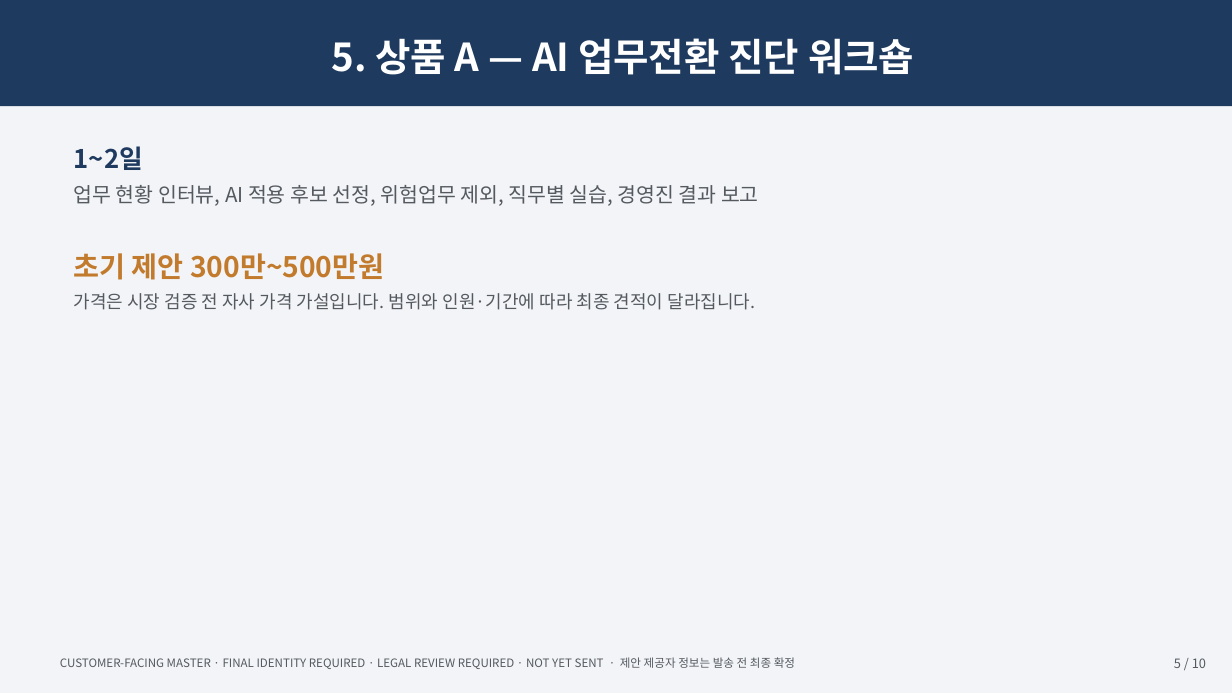
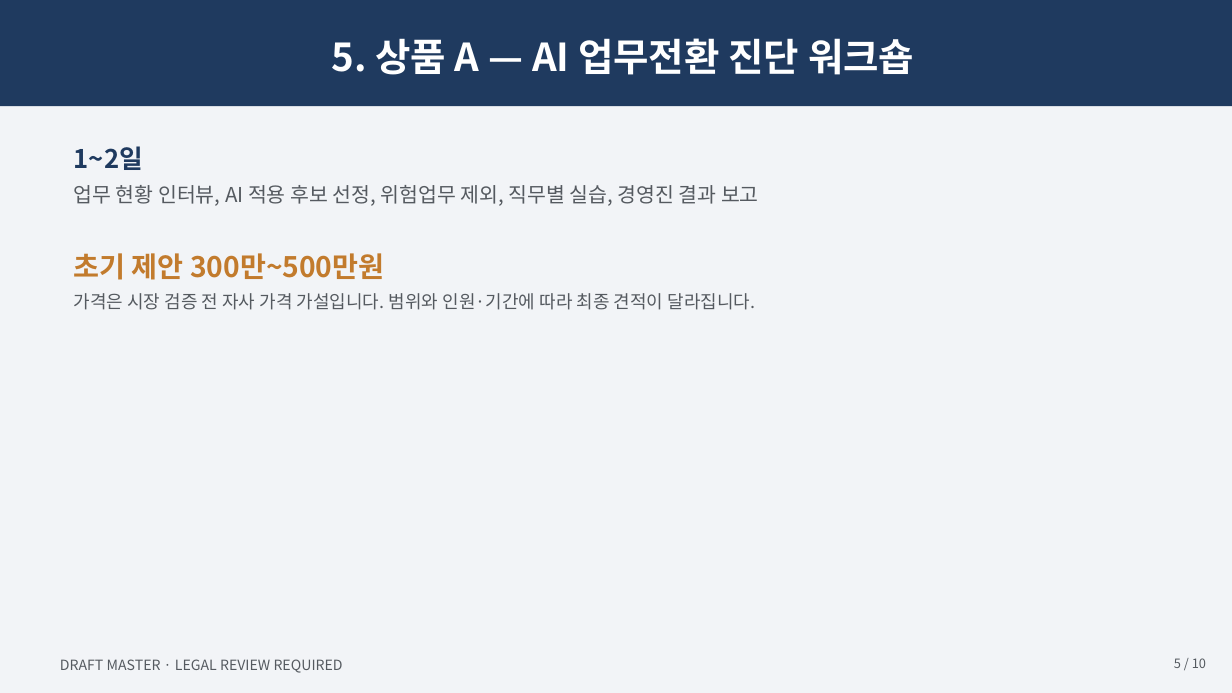
Before and after one commit to skerishKang/ai-revenue-lab, a slide deck: slide 5 of docs/commercial/business-35-ai-media-education-dx/customer-package/Business35_Master_Proposal_10p.pptx. Drawn at 1232x693 pixels with LibreOffice and Linux fonts; fonts in the diff are those of the drawing. Boxes give left, top, right and bottom in pixels: in the first picture for what was removed or moved away, otherwise in the second. Text is boxed around its words. In the diff, an @@ line names an element or a change of style, - is before the commit and + after.

```diff
--- a/docs/commercial/business-35-ai-media-education-dx/customer-package/Business35_Master_Proposal_10p.pptx
+++ b/docs/commercial/business-35-ai-media-education-dx/customer-package/Business35_Master_Proposal_10p.pptx
@@ text at bbox=[60, 659, 343, 673]: text changed; size 9 to 11 pt @@
-CUSTOMER-FACING MASTER · FINAL IDENTITY REQUIRED · LEGAL REVIEW REQUIRED · NOT YET SENT · 제안 제공자 정보는 발송 전 최종 확정
+DRAFT MASTER · LEGAL REVIEW REQUIRED
```
Also in this commit, not shown: 9 other slides changed, 23 other files.
